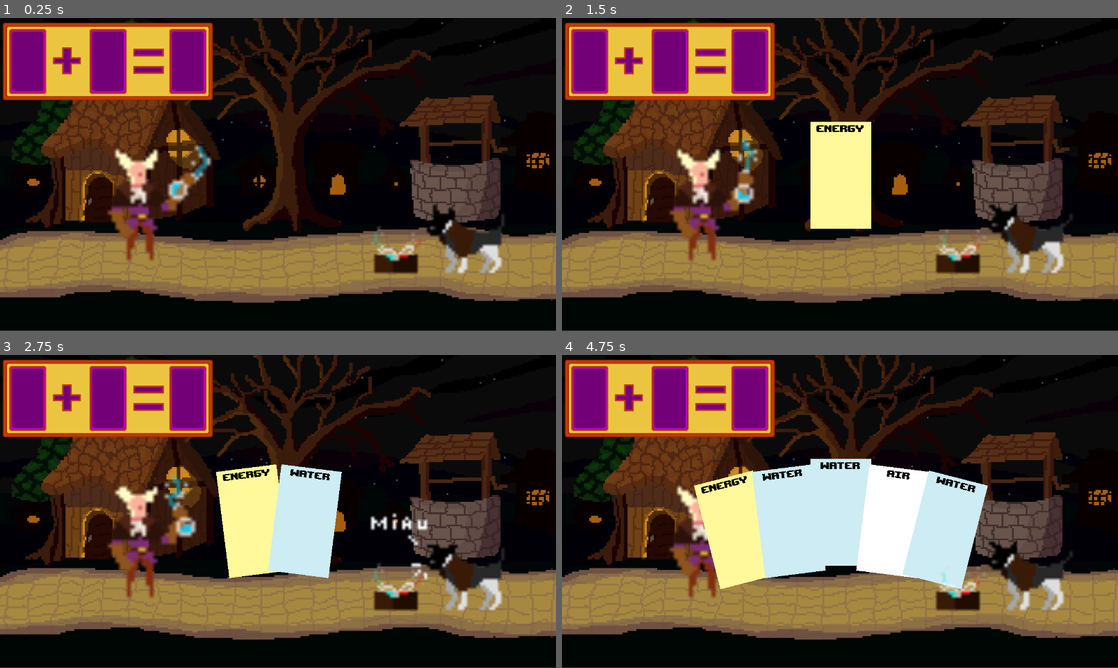
Above: before the commit, frames 1-4 (two rows, left to right).
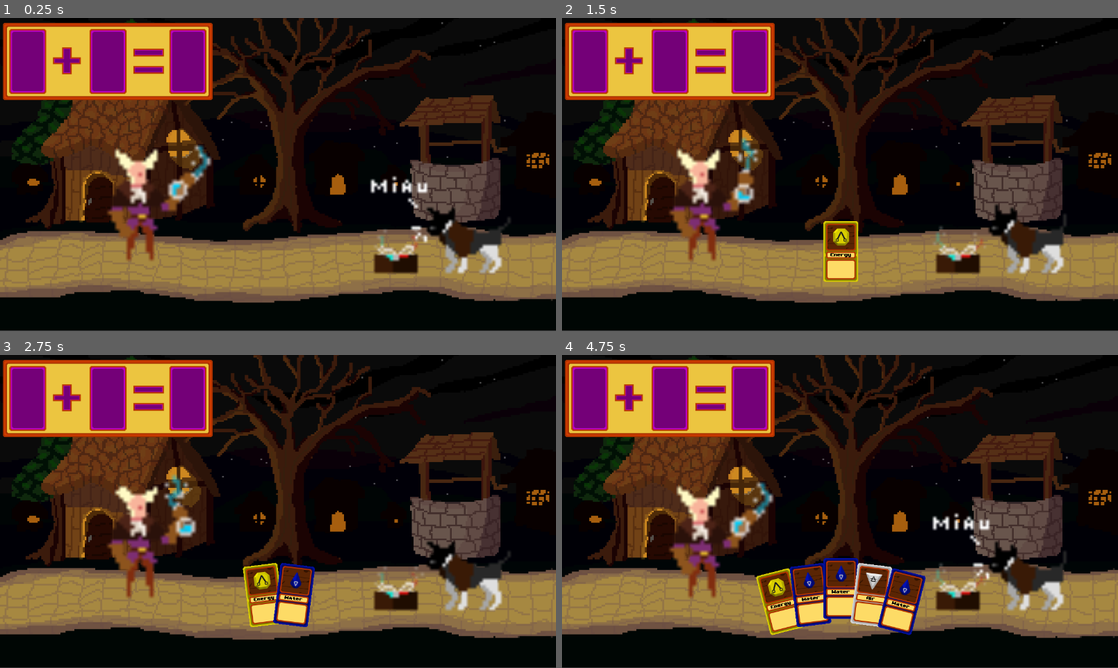
Above: after the commit, the same moments.

Repository: HenriqueCamillo/Auauquimia
Game: Godot game, scene res://scenes/GameManager.tscn
Two runs of this game, one before a commit and one after it. Both use one fixed random seed, a clock stepped at 60 frames per second and the inputs below.
Inputs (mouse positions are in pixels of both pictures, inside the frame that each line leads up to):
- Up to frame 1 (0.25 s): no input
- Up to frame 2 (1.5 s): move the mouse to (962, 158) at 0.52 s; hold Up (ui_up) 0.53-1.28 s; right-click (962, 158) at 0.6 s; tap Space (ui_select) at 0.77 s; move the mouse to (728, 190) at 1.27 s; hold Down (ui_down) from 1.28 s (still down); click (728, 190) at 1.35 s
- Up to frame 3 (2.75 s): tap Space (ui_select) at 1.52 s; right-click (166, 527) at 1.55 s; move the mouse to (333, 442) at 2.02 s; release Down (ui_down) at 2.03 s; hold Up (ui_up) from 2.03 s (still down); right-click (333, 442) at 2.1 s
- Up to frame 4 (4.75 s): move the mouse to (812, 574) at 2.77 s; right-click (812, 574) at 2.85 s; tap Space (ui_select) at 3.02, 3.77, 4.52 s; move the mouse to (1006, 558) at 3.52 s; release Up (ui_up) at 3.53 s; press the mouse at (1006, 558) at 3.53 s; hold Down (ui_down) from 3.53 s (still down); right-click (1006, 558) at 3.8 s; move the mouse to (673, 464) at 4.27 s; release the mouse at (673, 464) at 4.28 s; right-click (673, 464) at 4.35 s

The runs differ from the first frame. In frame 1, 0.6% of the frame differs, in the area x 66-92%, y 50-74%; in frame 2, 5.4%; in frame 3, 9.3%; in frame 4, 22%, in the area x 23-92%, y 33-90%.
Error in both runs: Invalid operands 'int' and 'Nil' in operator '-'. (res://scripts/Player.gd:27)

Commit message:
Fusion Officially Working

Diff:
--- a/cards/air.tres
+++ b/cards/air.tres
@@ -1,14 +1,13 @@
 [gd_resource type="Resource" load_steps=3 format=2]
 
-[ext_resource path="res://art/cards/air.png" type="Texture" id=1]
+[ext_resource path="res://art/cartas/carta de ar.png" type="Texture" id=1]
 [ext_resource path="res://cards/cardInfo.gd" type="Script" id=2]
 
 [resource]
 script = ExtResource( 2 )
 art = ExtResource( 1 )
-name = "AIR"
-type = -1
-effect = -1
-damage = 0.0
+name = "Air"
+type = 3
+damage = 10.0
 heal = 0.0
 desc = "CARD"
--- a/cards/cardInfo.gd
+++ b/cards/cardInfo.gd
@@ -4,7 +4,7 @@
 export (StreamTexture) var art = null
 export (String) var name = "NAME"
 export (int) var type = -1
-export (int) var effect = -1
+#export (int) var effect = -1
 export (float) var damage = 0.0
 export (float) var heal = 0.0
 export (String) var desc = "CARD"
--- a/cards/energy.tres
+++ b/cards/energy.tres
@@ -1,14 +1,13 @@
 [gd_resource type="Resource" load_steps=3 format=2]
 
-[ext_resource path="res://art/cards/energy.png" type="Texture" id=1]
+[ext_resource path="res://art/cartas/carta eletrecidade.png" type="Texture" id=1]
 [ext_resource path="res://cards/cardInfo.gd" type="Script" id=2]
 
 [resource]
 script = ExtResource( 2 )
 art = ExtResource( 1 )
-name = "ENERGY"
-type = -1
-effect = -1
-damage = 0.0
+name = "Energy"
+type = 4
+damage = 20.0
 heal = 0.0
 desc = "CARD"
--- /dev/null
+++ b/cards/ice.tres
@@ -0,0 +1,13 @@
+[gd_resource type="Resource" load_steps=3 format=2]
+
+[ext_resource path="res://art/cartas/carta gelo.png" type="Texture" id=1]
+[ext_resource path="res://cards/cardInfo.gd" type="Script" id=2]
+
+[resource]
+script = ExtResource( 2 )
+art = ExtResource( 1 )
+name = "Ice"
+type = 5
+damage = 20.0
+heal = 0.0
+desc = "CARD"
--- /dev/null
+++ b/cards/metal.tres
@@ -0,0 +1,13 @@
+[gd_resource type="Resource" load_steps=3 format=2]
+
+[ext_resource path="res://art/cartas/carta metal.png" type="Texture" id=1]
+[ext_resource path="res://cards/cardInfo.gd" type="Script" id=2]
+
+[resource]
+script = ExtResource( 2 )
+art = ExtResource( 1 )
+name = "Metal"
+type = 6
+damage = 40.0
+heal = 0.0
+desc = "CARD"
--- a/cards/water.tres
+++ b/cards/water.tres
@@ -1,14 +1,13 @@
 [gd_resource type="Resource" load_steps=3 format=2]
 
-[ext_resource path="res://art/cards/water.png" type="Texture" id=1]
+[ext_resource path="res://art/cartas/carta agua.png" type="Texture" id=1]
 [ext_resource path="res://cards/cardInfo.gd" type="Script" id=2]
 
 [resource]
 script = ExtResource( 2 )
 art = ExtResource( 1 )
-name = "WATER"
-type = -1
-effect = -1
+name = "Water"
+type = 2
 damage = 0.0
-heal = 0.0
+heal = 10.0
 desc = "CARD"
--- a/scenes/Card.tscn
+++ b/scenes/Card.tscn
@@ -1,11 +1,11 @@
 [gd_scene load_steps=5 format=2]
 
 [ext_resource path="res://scripts/Card.gd" type="Script" id=1]
-[ext_resource path="res://art/cards/metal.png" type="Texture" id=2]
+[ext_resource path="res://art/cartas/carta agua + eletricidade LV2.png" type="Texture" id=2]
 [ext_resource path="res://font/Upheaval Upgrade.ttf" type="DynamicFontData" id=3]
 
 [sub_resource type="DynamicFont" id=1]
-size = 30
+size = 14
 font_data = ExtResource( 3 )
 
 [node name="Card" type="Node2D"]
@@ -16,21 +16,22 @@
 anchor_top = 0.5
 anchor_right = 0.5
 anchor_bottom = 0.5
-margin_left = -70.0
-margin_top = -123.0
-margin_right = 70.0
-margin_bottom = 123.0
+margin_left = -40.0
+margin_top = -70.0
+margin_right = 40.0
+margin_bottom = 70.0
 texture = ExtResource( 2 )
 expand = true
 stretch_mode = 5
 
 [node name="Name" type="Label" parent="."]
 anchor_left = 0.5
+anchor_top = 0.5
 anchor_right = 0.5
-margin_left = -70.0
-margin_top = -123.0
-margin_right = 69.0
-margin_bottom = -95.0
+anchor_bottom = 0.5
+margin_left = -31.0
+margin_right = 32.0
+margin_bottom = 14.0
 custom_fonts/font = SubResource( 1 )
 custom_colors/font_color = Color( 0, 0, 0, 1 )
 text = "Nome"
--- a/scenes/Enemy.tscn
+++ b/scenes/Enemy.tscn
@@ -36,6 +36,7 @@
 } ]
 
 [node name="Enemy" type="Node2D"]
+z_index = -1
 script = ExtResource( 1 )
 life = 10
 maxCardsOnTurnEnd = 4
@@ -53,5 +54,5 @@
 position = Vector2( 1004.36, 465.315 )
 scale = Vector2( 7.12859, 7.12859 )
 frames = SubResource( 1 )
-frame = 19
+frame = 13
 playing = true
--- a/scenes/GameManager.tscn
+++ b/scenes/GameManager.tscn
@@ -7,25 +7,27 @@
 [ext_resource path="res://cards/energy.tres" type="Resource" id=5]
 [ext_resource path="res://cards/fire.tres" type="Resource" id=6]
 [ext_resource path="res://cards/water.tres" type="Resource" id=7]
-[ext_resource path="res://art/Background/Night Village.png" type="Texture" id=8]
-[ext_resource path="res://scenes/Player.tscn" type="PackedScene" id=9]
-[ext_resource path="res://scenes/Hand.tscn" type="PackedScene" id=10]
+[ext_resource path="res://cards/ice.tres" type="Resource" id=8]
+[ext_resource path="res://cards/metal.tres" type="Resource" id=9]
+[ext_resource path="res://art/Background/Night Village.png" type="Texture" id=10]
+[ext_resource path="res://scenes/Player.tscn" type="PackedScene" id=11]
+[ext_resource path="res://scenes/Hand.tscn" type="PackedScene" id=12]
 
 [node name="GameManager" type="Node2D"]
 script = ExtResource( 1 )
 enemy = ExtResource( 2 )
 enemies = [ ExtResource( 3 ) ]
-cards = [ ExtResource( 4 ), ExtResource( 5 ), ExtResource( 6 ), ExtResource( 7 ) ]
+cards = [ ExtResource( 4 ), ExtResource( 5 ), ExtResource( 6 ), ExtResource( 7 ), ExtResource( 8 ), ExtResource( 9 ) ]
 
 [node name="Sprite" type="Sprite" parent="."]
 position = Vector2( 639.567, 358.178 )
 scale = Vector2( 0.667625, 0.667625 )
 z_index = -10
-texture = ExtResource( 8 )
+texture = ExtResource( 10 )
 
 [node name="Player" parent="." groups=[
 "Entities",
-] instance=ExtResource( 9 )]
+] instance=ExtResource( 11 )]
 position = Vector2( 18.636, 110.674 )
 life = 20
 maxCardsOnTurnEnd = 5
--- a/scenes/Hand.tscn
+++ b/scenes/Hand.tscn
@@ -10,7 +10,8 @@
 position = Vector2( 640, 360 )
 script = ExtResource( 1 )
 card = ExtResource( 2 )
-offset = Vector2( 120, 40 )
+center = Vector2( 0, 175 )
+offset = Vector2( 70, 30 )
 
 [node name="Table" parent="." instance=ExtResource( 3 )]
 position = Vector2( -393.982, -262.028 )
--- a/scripts/Card.gd
+++ b/scripts/Card.gd
@@ -15,7 +15,7 @@
 var title = ""
 var damage = 0.0
 var heal = 0.0
-var effect = 0
+#var effect = 0
 var type = 0
 var desc = ""
 
@@ -36,7 +36,7 @@
 	var info = load("res://cards/" + cardName + ".tres")
 	title = info.name
 	type = info.type
-	effect = info.effect
+	#effect = info.effect
 	damage = info.damage
 	heal = info.heal
 	desc = info.desc
--- a/scripts/GameManager.gd
+++ b/scripts/GameManager.gd
@@ -187,7 +187,8 @@
 	caster.onCastCard()
 
 func getFusionCard(card1, card2):
-	var result = getFusionResultType(card1.type, card2.type)
+	var result = getFusionResultType(card1.type - 1, card2.type - 1)
+	print(result)
 	if (result != Type.None):
 		for i in range(cards.size()):
 			if (cards[i].type == result):
--- a/scripts/Table.gd
+++ b/scripts/Table.gd
@@ -23,7 +23,12 @@
 
 func genCard():
 	if cards[0] != null && cards[1] != null:
-		var cardName = 'metal' #substituir pela função de fusão
+		var gm = get_parent().get_parent().gm
+		var cardName = gm.getFusionCard(cards[0], cards[1]).name.to_lower()
+		cards[0].queue_free()
+		cards[1].queue_free()
+		cards[0] = null
+		cards[1] = null
 		get_parent().loadCard(cardName)
 	else:
 		print("NÃO DÁ")
--- a/scripts/Target.gd
+++ b/scripts/Target.gd
@@ -14,6 +14,8 @@
 
 # Called when the node enters the scene tree for the first time.
 func _ready():
+	if isEntity:
+		limit = 2 * limit
 	pass # Replace with function body.
 
 # Called every frame. 'delta' is the elapsed time since the previous frame.
Not shown: 2 places in scenes/GameManager.tscn that only renumber resources
